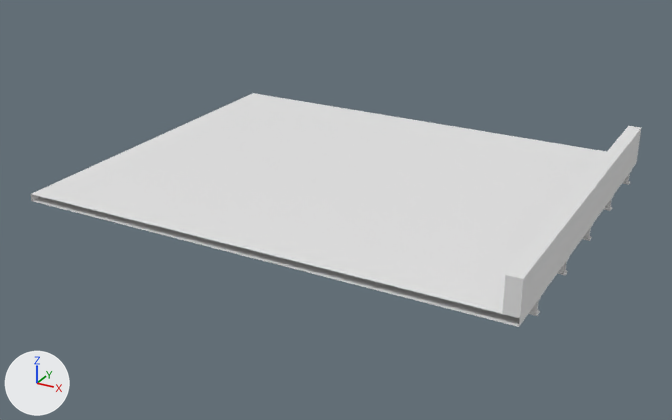
A saved change to the FBX model GGJ2019/Assets/Models/CarParkFloorCeiling.FBX.
Both versions are drawn from a camera (50 mm lens) standing at (7.66, -9.16, 5.32) and looking at (4.39, -3.2, 2.35). The axes (+X, +Y, +Z) are drawn at lower left. The lights are the same throughout. Where no turn or scale is listed for an object, it has been applied to the vertices.

The first picture shows 'Floor/Ceiling'.
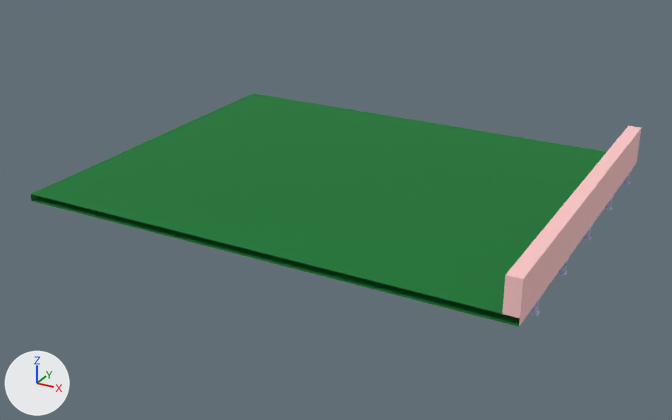
The edits, one by one:
Material '01 - Default' (mat_01___default) is new.
Its base color is (0.0, 0.176, 0.0275) (dark green #00742e).
Its roughness is 0.859.
Material '03 - Default.002' (mat_03___default_002) is new.
Its base color is (0.588, 0.588, 0.894) (blue #cacaf3).
Its roughness is 0.859.
Material '02 - Default' (mat_02___default) is new.
Its base color is (1.0, 0.588, 0.588) (pink #ffcaca).
Its roughness is 0.859.
me_mesh has 162 vertices, 166 faces and spans x -1.9..1.94, y -3.56..-0.52, z 2.42..2.85.
me_mesh is used by ob_floor_ceiling; location (4.399, -0.993, 0.0).
me_mesh part 1: 15 of the faces centred in x -0.03..0.02, y -3.38..-0.61, z 2.54..2.6 switch from no material to mat_01___default (dark green #00752e).
me_mesh part 2: all 31 faces centred in x 1.84..1.94, y -3.56..-0.58, z 2.56..2.85 switch from no material to mat_02___default (pink #ffcaca).
me_mesh part 3: 105 of the faces centred in x -1.9..1.94, y -3.19..-0.69, z 2.42..2.54 switch from no material to mat_03___default_002 (blue #cacaf3).

Changed parts and their boxes [x1, y1, x2, y2] in the pictures (672 x 420 px):
part 1 of me_mesh, recoloured (white to green)
    both: [32, 93, 606, 327]
part 2 of me_mesh, recoloured (white to pink)
    both: [502, 126, 641, 326]
part 3 of me_mesh, recoloured (grey to blue)
    both: [529, 170, 632, 316]
